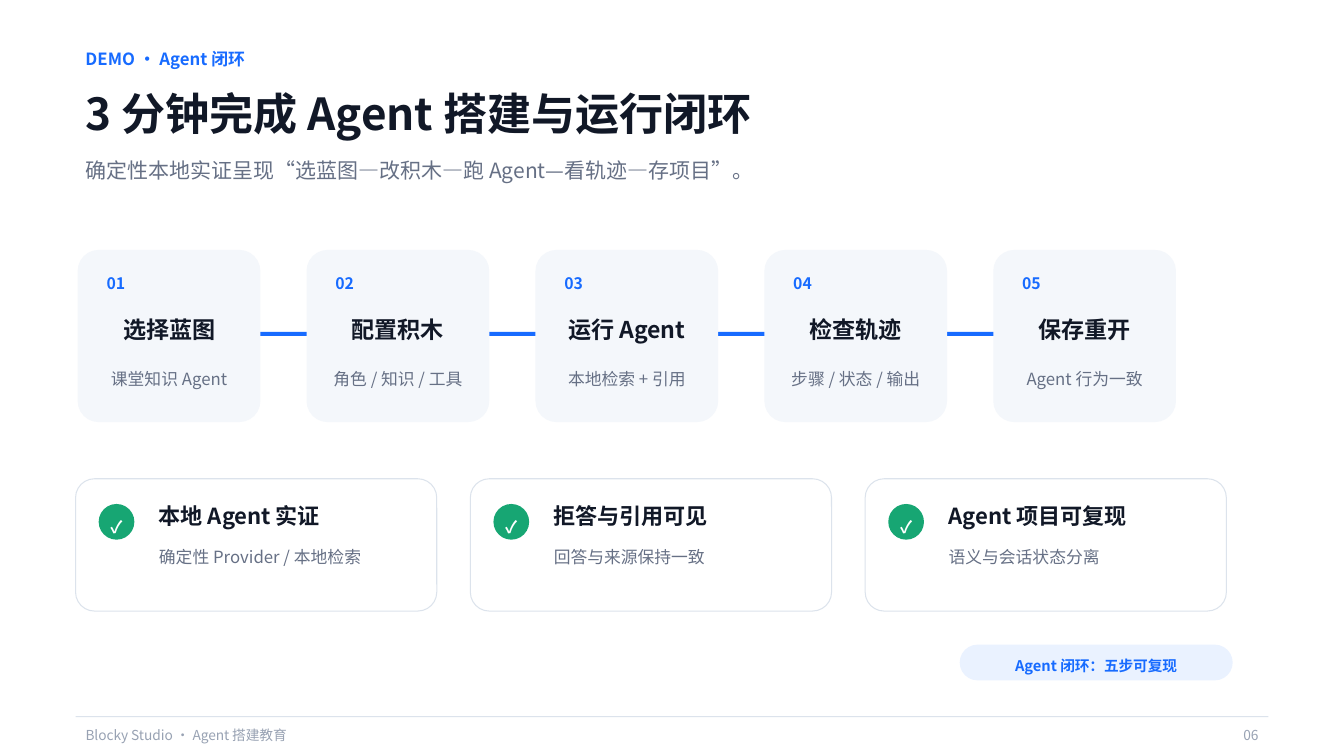
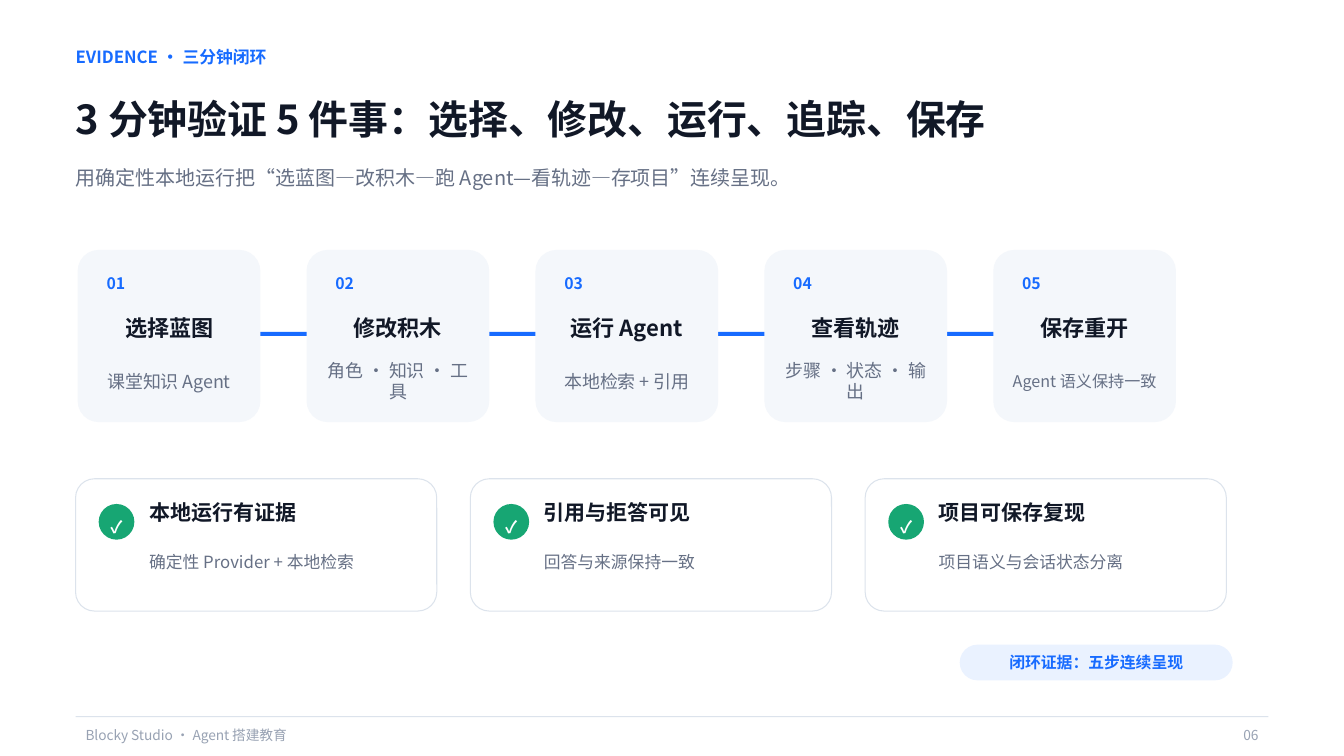
Before and after one commit to q2955161835-debug/Blocky-AI, a slide deck: slide 6 of PPT与商业计划书/Blocky-Studio-息壤杯-AI+教育.pptx. Drawn at 1344x756 pixels with LibreOffice and Linux fonts; fonts in the diff are those of the drawing. Boxes give left, top, right and bottom in pixels: in the first picture for what was removed or moved away, otherwise in the second. Text is boxed around its words. In the diff, an @@ line names an element or a change of style, - is before the commit and + after.

```diff
--- a/PPT与商业计划书/Blocky-Studio-息壤杯-AI+教育.pptx
+++ b/PPT与商业计划书/Blocky-Studio-息壤杯-AI+教育.pptx
@@ text at [76,48,267,65]: text changed @@
-DEMO · Agent 闭环
+EVIDENCE · 三分钟闭环
@@ vertical alignment top to middle in 15 elements at [328,362,468,399], [785,362,926,400], [149,554,354,570], [544,554,695,570], [939,554,1124,570], [76,168,791,190], [939,502,1086,522], [812,317,900,338], [544,502,691,522], [1009,654,1183,670], [354,317,442,338], [1013,373,1157,391], [149,502,296,522], [76,48,267,65], [76,99,986,138] @@
@@ text at [76,99,986,138]: text changed; size 31.5 to 28.5 pt @@
-3 分钟完成 Agent 搭建与运行闭环
+3 分钟验证 5 件事：选择、修改、运行、追踪、保存
@@ text at [76,168,791,190]: text changed; size 15 to 14.2 pt @@
-确定性本地实证呈现“选蓝图—改积木—跑 Agent—看轨迹—存项目”。
+用确定性本地运行把“选蓝图—改积木—跑 Agent—看轨迹—存项目”连续呈现。
@@ text at [354,317,442,338]: text changed; size 16.5 to 15.8 pt @@
-配置积木
+修改积木
@@ text at [812,317,900,338]: text changed; size 16.5 to 15.8 pt @@
-检查轨迹
+查看轨迹
@@ size 16.5 to 15.8 pt; vertical alignment top to middle in 3 elements at [125,317,213,338], [571,317,683,342], [1041,317,1129,338] @@
@@ text "课堂知识 Agent" at [107,373,231,393]: size 12 to 12.8 pt; vertical alignment top to middle @@
@@ text at [328,362,468,399]: text changed; size 12 to 12.8 pt @@
-角色 / 知识 / 工具
+角色 · 知识 · 工具
@@ text "本地检索 + 引用" at [565,373,690,390]: size 12 to 12.8 pt; vertical alignment top to middle @@
@@ text at [785,362,926,400]: text changed; size 12 to 12.8 pt @@
-步骤 / 状态 / 输出
+步骤 · 状态 · 输出
@@ text at [1013,373,1157,391]: text changed; size 12 to 11.6 pt @@
-Agent 行为一致
+Agent 语义保持一致
@@ text at [149,502,296,522]: text changed; size 15.8 to 15 pt @@
-本地 Agent 实证
+本地运行有证据
@@ text at [544,502,691,522]: text changed; size 15.8 to 15 pt @@
-拒答与引用可见
+引用与拒答可见
@@ text at [939,502,1086,522]: text changed; size 15.8 to 15 pt @@
-Agent 项目可复现
+项目可保存复现
@@ text at [149,554,354,570]: text changed @@
-确定性 Provider / 本地检索
+确定性 Provider + 本地检索
@@ text at [939,554,1124,570]: text changed @@
-语义与会话状态分离
+项目语义与会话状态分离
@@ text at [1009,654,1183,670]: text changed; size 10.5 to 11.2 pt @@
-Agent 闭环：五步可复现
+闭环证据：五步连续呈现
```
Also in this commit, not shown: 13 other slides changed, 1 other file.
